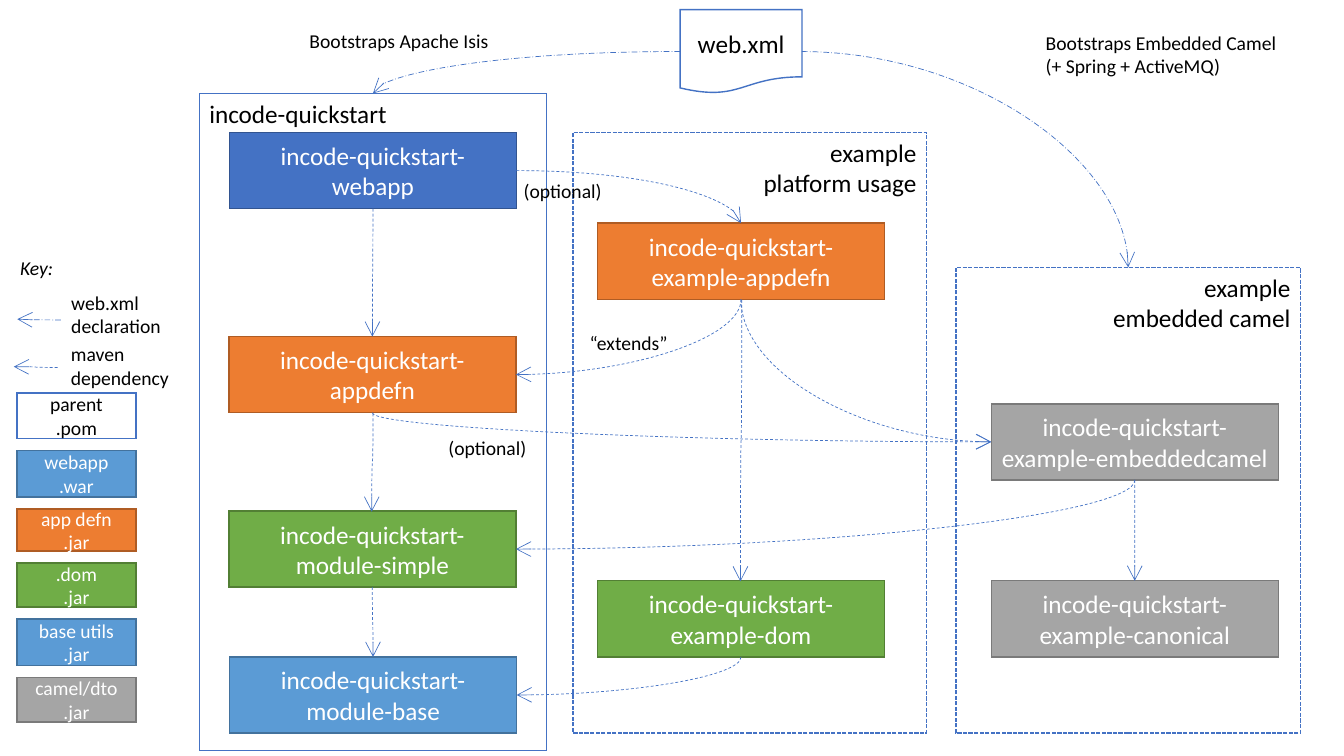
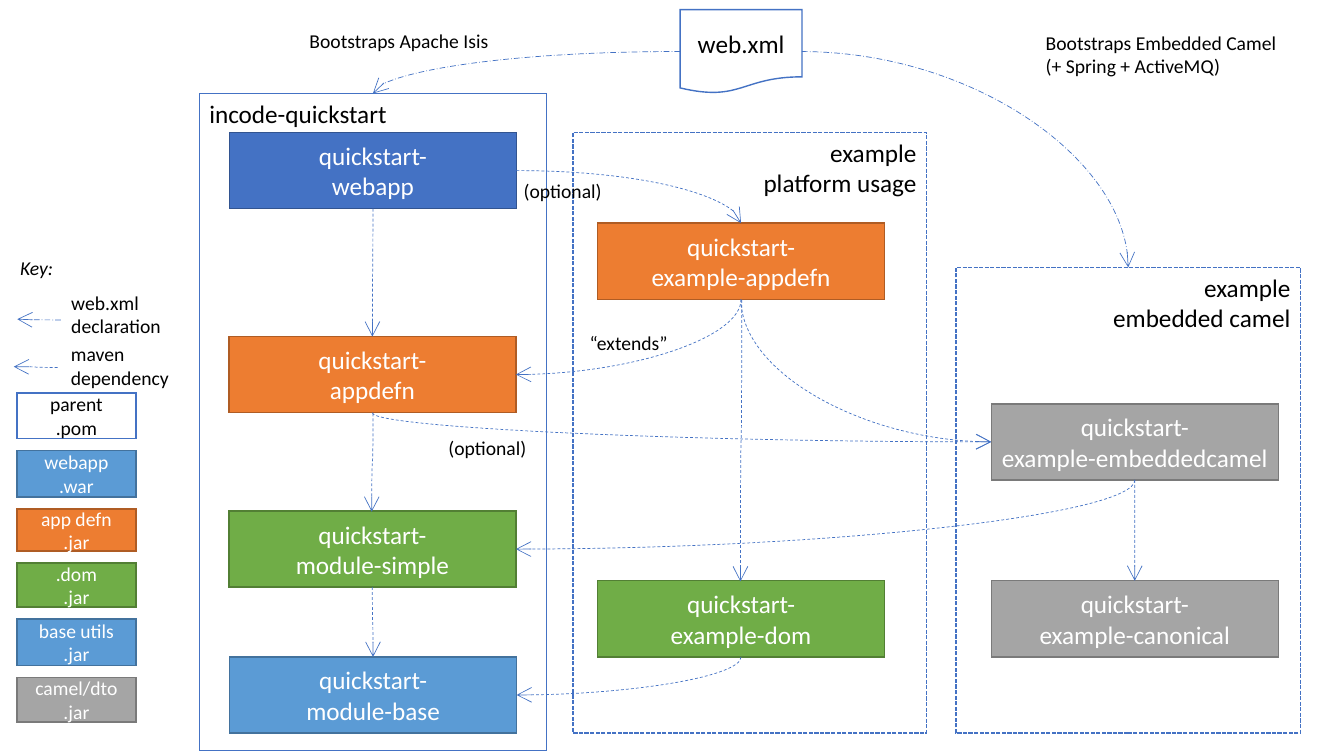
Before and after one commit to incodehq/incode-platform, a slide deck: slide 3 of adocs/documentation/src/main/asciidoc/quickstart/_images/project-structure/module-dependencies.pptx. Drawn at 1344x756 pixels with LibreOffice and Linux fonts; fonts in the diff are those of the drawing. Boxes give left, top, right and bottom in pixels: in the first picture for what was removed or moved away, otherwise in the second. Text is boxed around its words. In the diff, an @@ line names an element or a change of style, - is before the commit and + after.

```diff
--- a/adocs/documentation/src/main/asciidoc/quickstart/_images/project-structure/module-dependencies.pptx
+++ b/adocs/documentation/src/main/asciidoc/quickstart/_images/project-structure/module-dependencies.pptx
@@ text in rectangle at <box>319,147,427,169</box>: text changed @@
-incode-quickstart-
+quickstart-
@@ text in rectangle at <box>687,238,795,260</box>: text changed @@
-incode-quickstart-
+quickstart-
@@ text in rectangle at <box>318,351,426,373</box>: text changed @@
-incode-quickstart-
+quickstart-
@@ text in rectangle at <box>1081,418,1189,440</box>: text changed @@
-incode-quickstart-
+quickstart-
@@ text in rectangle at <box>318,526,426,548</box>: text changed @@
-incode-quickstart-
+quickstart-
@@ text in rectangle at <box>687,595,795,617</box>: text changed @@
-incode-quickstart-
+quickstart-
@@ text in rectangle at <box>1081,595,1189,617</box>: text changed @@
-incode-quickstart-
+quickstart-
@@ text in rectangle at <box>319,671,427,693</box>: text changed @@
-incode-quickstart-
+quickstart-
```
Also in this commit, not shown: 2 other slides changed, 9 other files.
